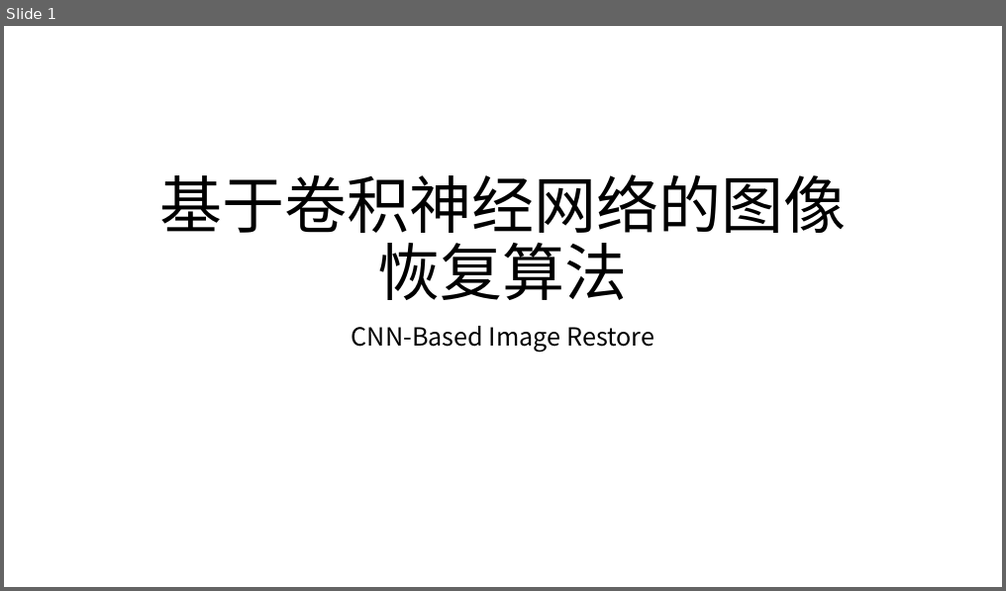
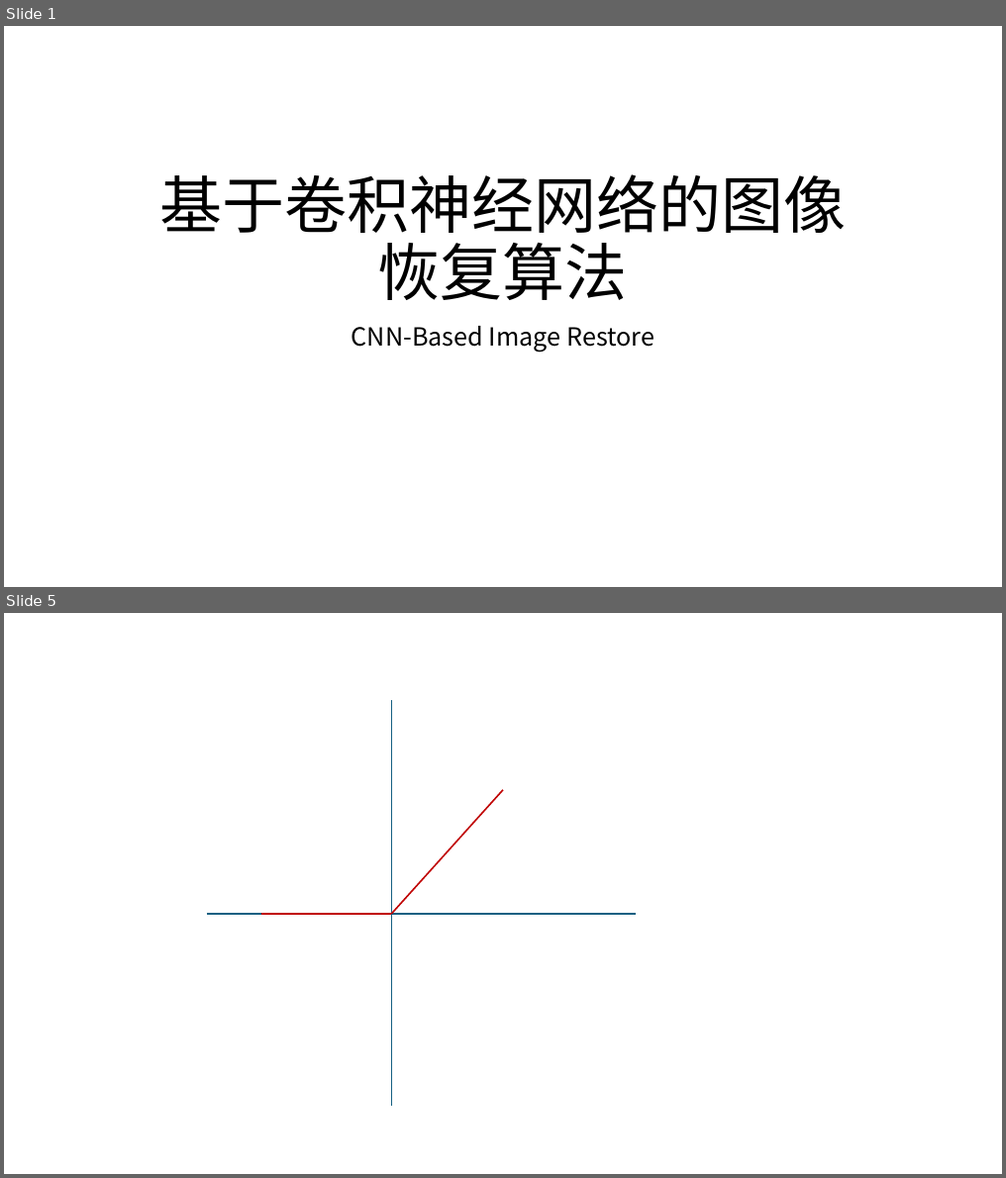
Before and after one commit to zhouliguo/imagerestore, a slide deck: 基于卷积神经网络的图像恢复.pptx. Shown one above the other, each under a label of ours: slide 1 before the commit, slides 1 and 5 after it; the slides between them are not shown. The pictures are 1006x591 and 1006x1178 pixels, drawn with LibreOffice and Linux fonts; fonts in the diff are those of the drawing. Boxes give left, top, right and bottom in pixels: in the first picture for what was removed or moved away, otherwise in the second. Text is boxed around its words. In the diff, an @@ line names an element or a change of style, - is before the commit and + after.

```diff
--- a/基于卷积神经网络的图像恢复.pptx
+++ b/基于卷积神经网络的图像恢复.pptx
@@ slide 5 added at [4,613,1002,1174], background #FFFFFF @@
@@ line added from (392, 700) to (392, 1106), #156082 1.5 pt @@
@@ line added from (392, 914) to (503, 789), #C00000 1.5 pt @@
@@ line added from (207, 914) to (636, 914), #156082 1.5 pt @@
@@ line added from (261, 914) to (392, 914), #C00000 1.5 pt @@
```
Also in this commit, not shown: 2 slides changed, 1 other slide added, 6 other files.
